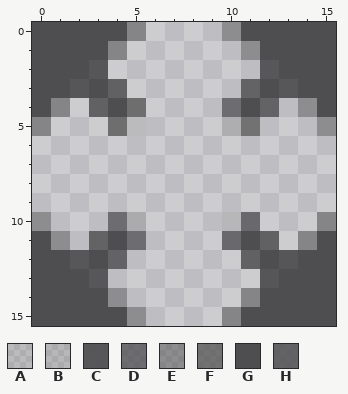
Pixel-art sprite, stored at img/max-off.png. The picture above is the old version.
The file is 16x16 pixels. Pixels under 10% opacity are left out. Colours within 5 levels of each other are drawn and written as one.
Palette (. is transparent): A #4d4d4d24  B #4d4d4d2b  C #4c4c4ee9  D #4c4c50be  E #4d4d4f80  F #4e4e4fb7  G #4e4e50  H #4e4e50d4
After:
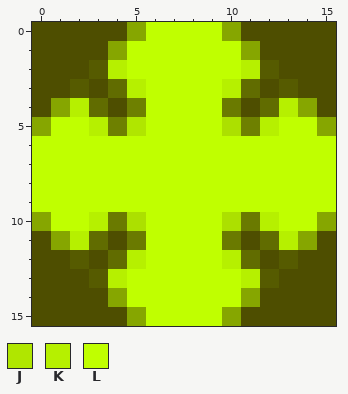
Colours new in this view: J #b0e600  K #b6f000  L #c0ff00
The exact change:
{"colour":"B","old":"#4d4d4d2b","new":"#ace000"}
{"colour":"C","old":"#4c4c4ee9","new":"#565b00"}
{"colour":"D","old":"#4c4c50be","new":"#6a7a00"}
{"colour":"E","old":"#4d4d4f80","new":"#86a600"}
{"colour":"F","old":"#4e4e4fb7","new":"#6e8000"}
{"colour":"G","old":"#4e4e50","new":"#4e4e00"}
{"colour":"H","old":"#4e4e50d4","new":"#616c00"}
{"y":0,"x":6,"old":"....","new":"LLLL"}
{"y":1,"x":5,"old":"......","new":"LLLLLL"}
{"y":2,"x":4,"old":"........","new":"KLLLLLLK"}
{"y":3,"x":5,"old":"......","new":"KLLLLK"}
{"y":4,"x":2,"old":".","new":"K"}
{"y":4,"x":6,"old":"....","new":"LLLL"}
{"y":4,"x":13,"old":".","new":"K"}
{"y":5,"x":1,"old":"...","new":"LLK"}
{"y":5,"x":5,"old":"A....A","new":"JLLLLB"}
{"y":5,"x":12,"old":"...","new":"KLL"}
{"y":6,"x":0,"old":"................","new":"LLLLLLLLLLLLLLLL"}
{"y":7,"x":0,"old":"................","new":"LLLLLLLLLLLLLLLL"}
{"y":8,"x":0,"old":"................","new":"LLLLLLLLLLLLLLLL"}
{"y":9,"x":0,"old":"................","new":"LLLLLLLLLLLLLLLL"}
{"y":10,"x":1,"old":"...","new":"LLK"}
{"y":10,"x":6,"old":"....","new":"LLLL"}
{"y":10,"x":12,"old":"...","new":"KLL"}
{"y":11,"x":2,"old":".","new":"K"}
{"y":11,"x":6,"old":"....","new":"LLLL"}
{"y":11,"x":13,"old":".","new":"K"}
{"y":12,"x":5,"old":"......","new":"KLLLLK"}
{"y":13,"x":4,"old":"........","new":"KLLLLLLK"}
{"y":14,"x":5,"old":"......","new":"LLLLLL"}
{"y":15,"x":6,"old":"....","new":"LLLL"}
